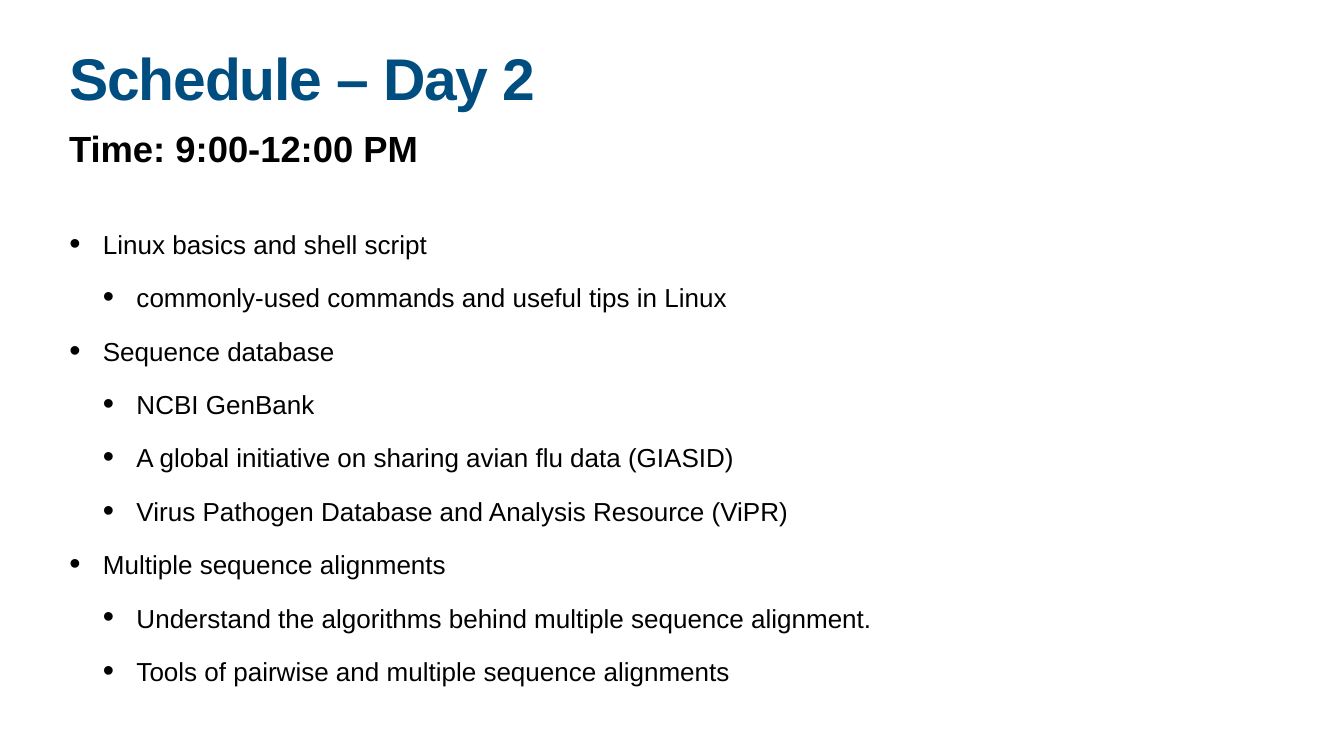
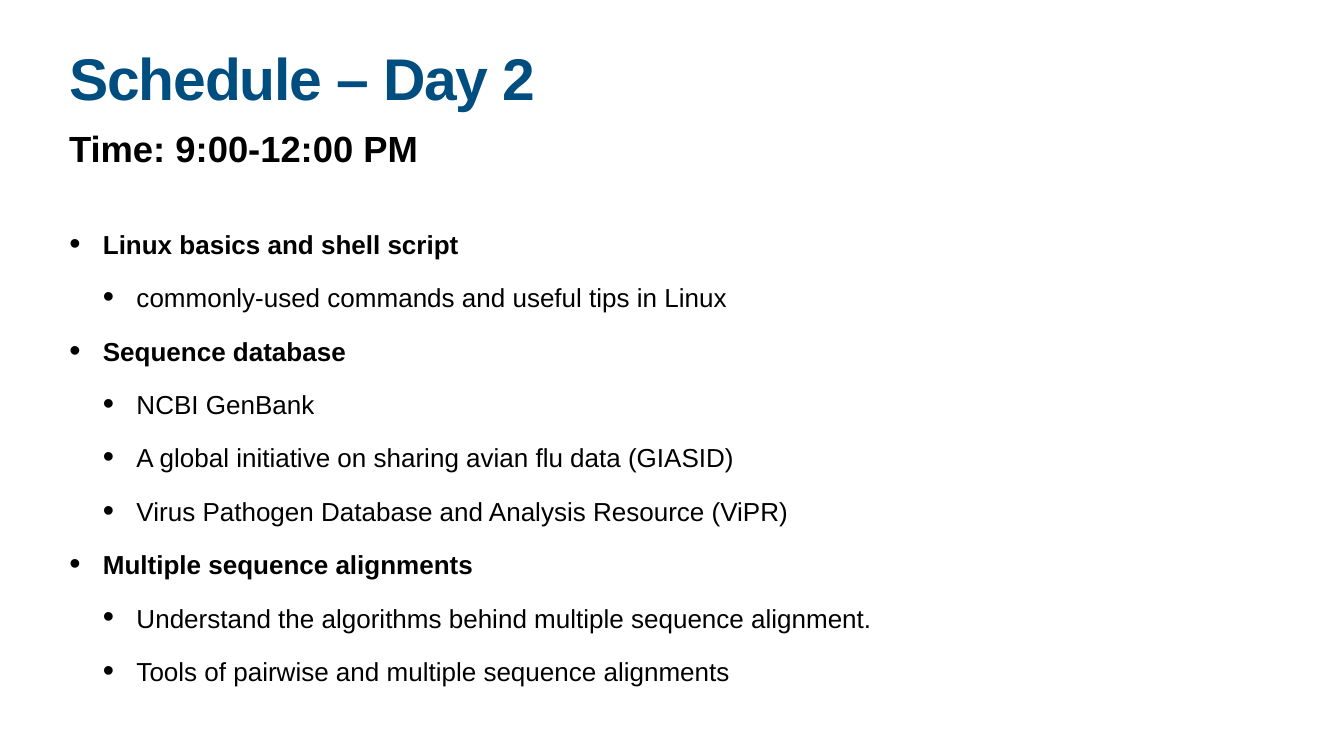
Before and after one commit to yngong/2024-UWARN-TW-Workshop, a slide deck: slide 7 of day1/20240425_Intro.pptx. Drawn at 1344x756 pixels with LibreOffice and Linux fonts; fonts in the diff are those of the drawing. Boxes give left, top, right and bottom in pixels: in the first picture for what was removed or moved away, otherwise in the second. Text is boxed around its words. In the diff, an @@ line names an element or a change of style, - is before the commit and + after.

```diff
--- a/day1/20240425_Intro.pptx
+++ b/day1/20240425_Intro.pptx
@@ text at box(103, 235, 473, 580): bold on in "Linux basics and shell script", "Sequence database", "Multiple sequence alignments" @@
```
Also in this commit, not shown: 2 other slides changed.
